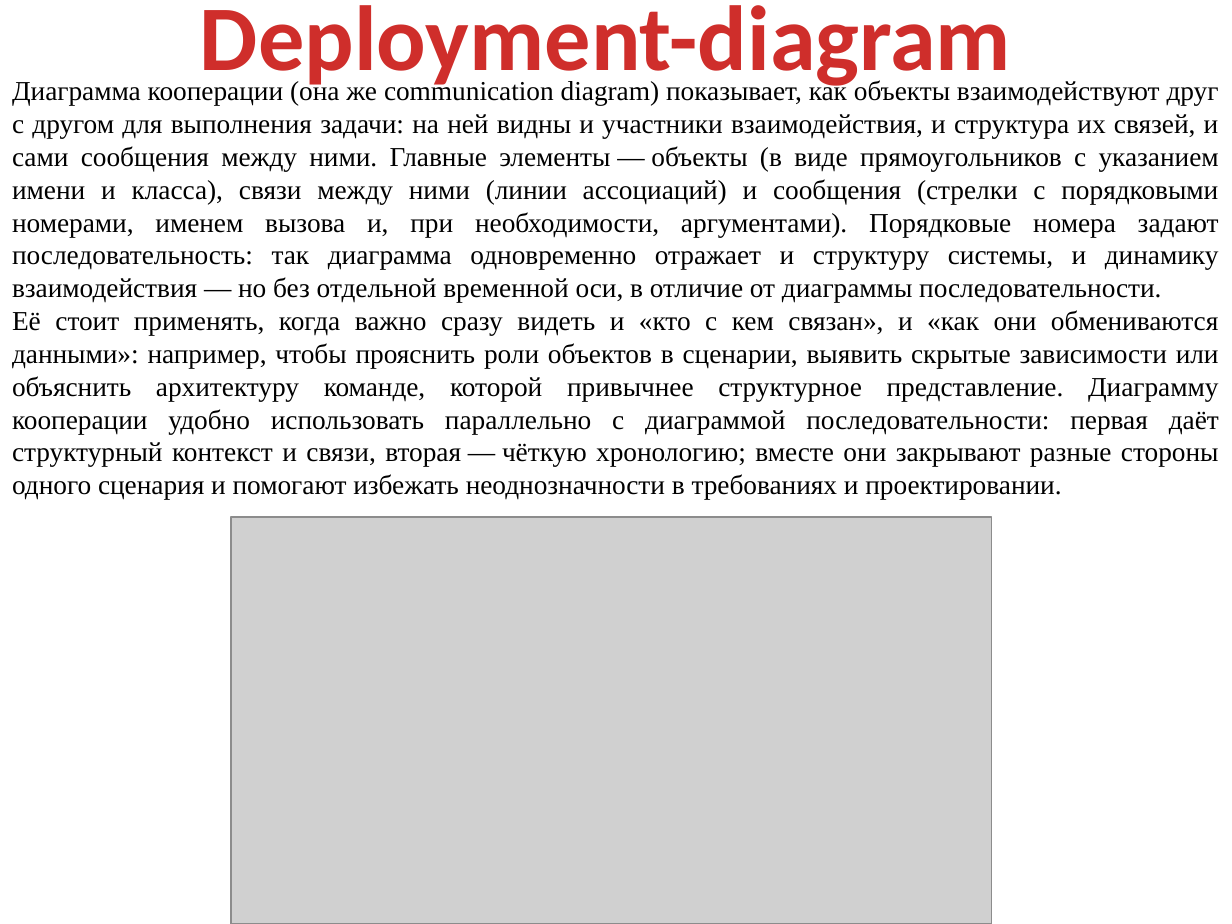
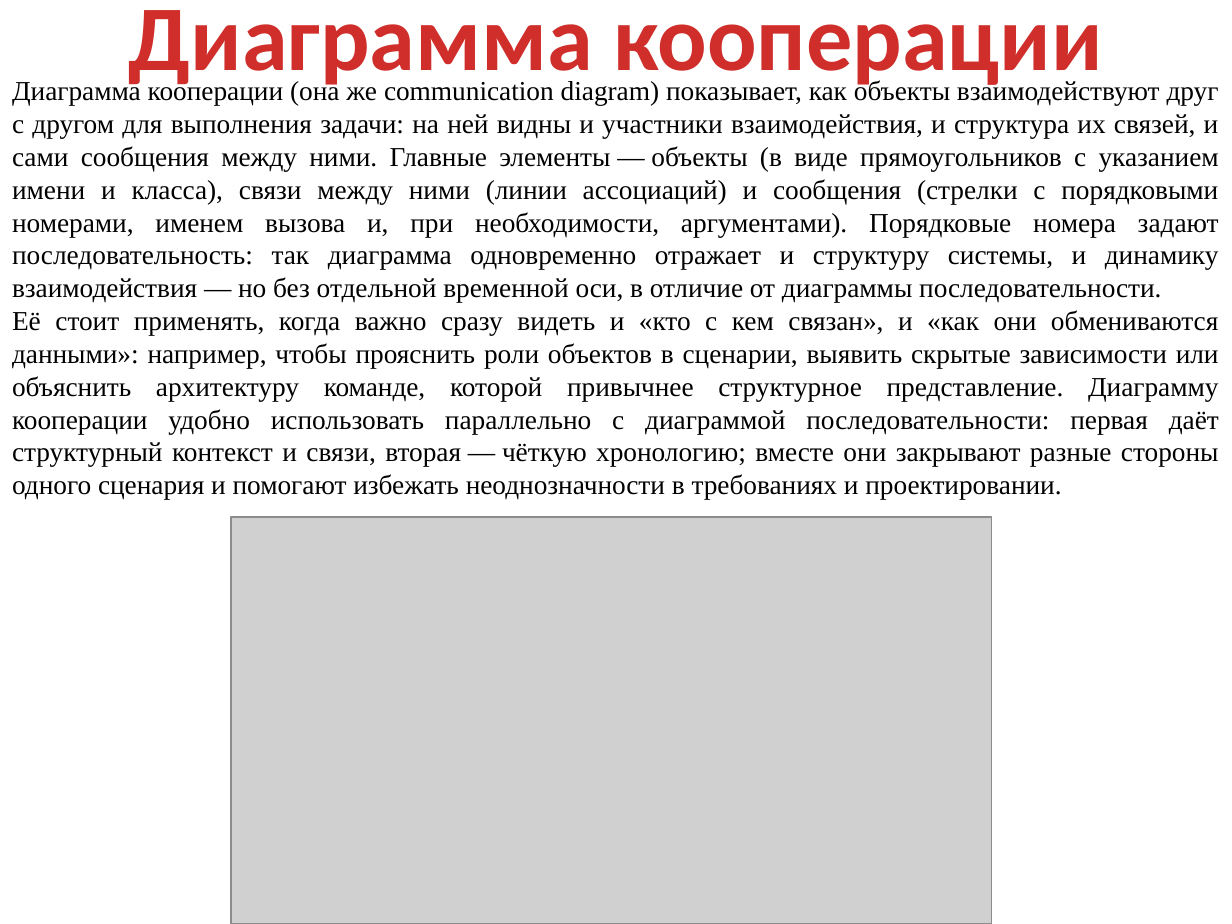
Before and after one commit to mbdatateach/site, a slide deck: slide 9 of ПрПр/лекции/ПрПр Лекция 4.pptx. Drawn at 1232x924 pixels with LibreOffice and Linux fonts; fonts in the diff are those of the drawing; grey boxes stand for pictures. Boxes give left, top, right and bottom in pixels: in the first picture for what was removed or moved away, otherwise in the second. Text is boxed around its words. In the diff, an @@ line names an element or a change of style, - is before the commit and + after.

```diff
--- a/ПрПр/лекции/ПрПр Лекция 4.pptx
+++ b/ПрПр/лекции/ПрПр Лекция 4.pptx
@@ text at (129,10,1103,92): text changed @@
-Deployment-diagram
+Диаграмма кооперации
```
Also in this commit, not shown: 20 other files.
